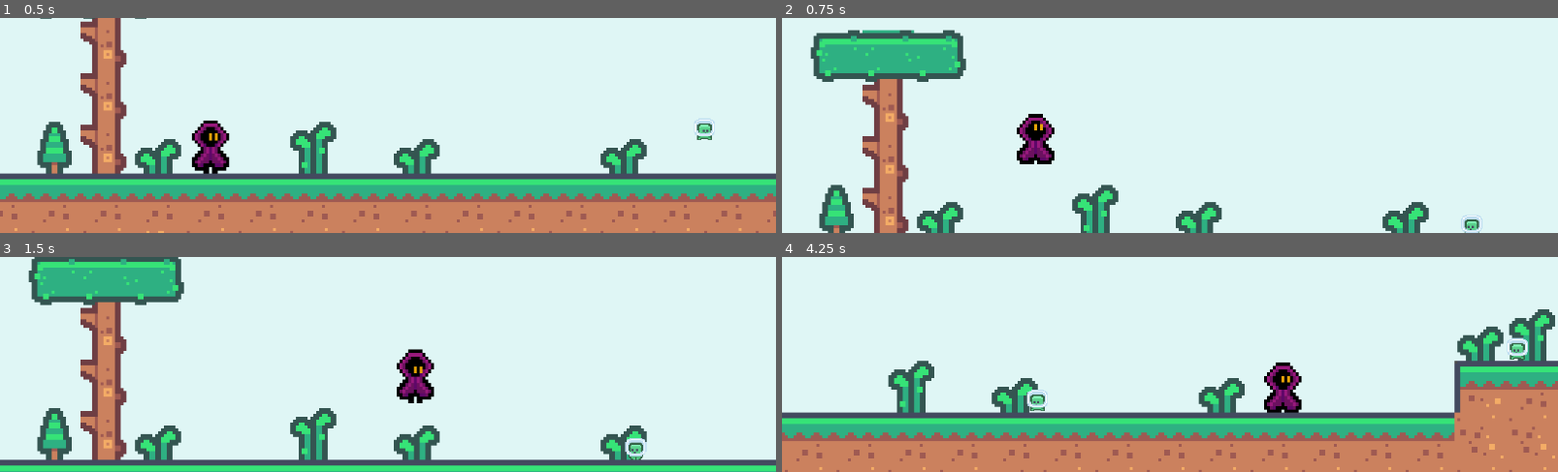
Above: before the commit, frames 1-4 (two rows, left to right).
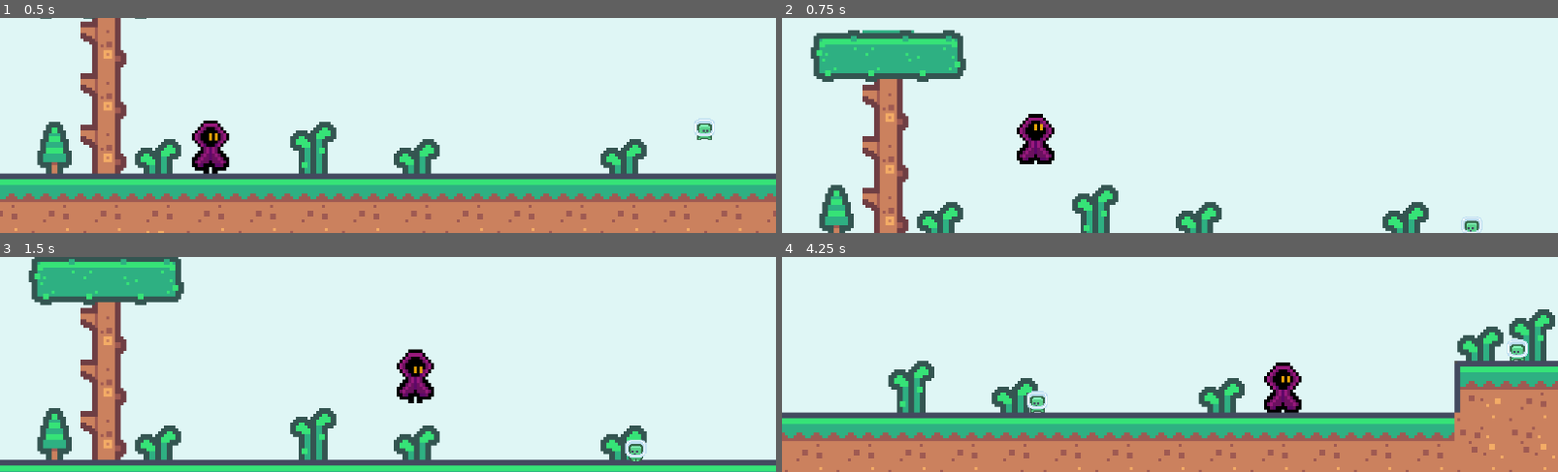
Above: after the commit, the same moments.

Repository: Ladzsz/ladPlatformer
Game: Godot game, scene res://src/main.tscn
Two runs of this game, one before a commit and one after it. Both use one fixed random seed, a clock stepped at 60 frames per second and the inputs below. This scene is started directly instead of the project's main scene.
Inputs:
- Up to frame 1 (0.5 s): no input
- Up to frame 2 (0.75 s): tap Enter (ui_accept) at 0.5 s; hold Right (ui_right) from 0.53 s (still down)
- Up to frame 3 (1.5 s): keep holding Right (ui_right); tap Enter (ui_accept) at 0.77 s
- Up to frame 4 (4.25 s): tap Enter (ui_accept) at 1.52, 3.02, 3.77 s; release Right (ui_right) at 2.03 s; hold Left (ui_left) 2.03-2.78 s; hold Right (ui_right) from 2.78 s (still down)

Frame 1 is identical in both runs. In frame 2, 0.1% of the frame differs, in the area x 87-91%, y 91-100%; in frame 3, 0.2%; in frame 4, 0.3%, in the area x 31-97%, y 37-73%.

Commit message:
added sandshrug to game

Diff:
--- a/src/Characters/grunts.gd
+++ b/src/Characters/grunts.gd
@@ -17,7 +17,6 @@
 func flip_ray():
 	# Flip the RayCast's horizontal position so it stays in front of the enemy
 	ground_ray.position.x = abs(ground_ray.position.x) * direction
-	ground_ray.target_position.x = abs(ground_ray.target_position.x) * direction
 
 func _physics_process(delta: float) -> void:
 	if is_dead:
--- a/src/Characters/grunts.tscn
+++ b/src/Characters/grunts.tscn
@@ -4,10 +4,10 @@
 [ext_resource type="Texture2D" uid="uid://c8hj1bekd52ls" path="res://newassets/kenney_pixel-platformer/Tilemap/tilemap-characters.png" id="2_ibh7n"]
 
 [sub_resource type="RectangleShape2D" id="RectangleShape2D_ibh7n"]
-size = Vector2(34, 25)
+size = Vector2(24, 20)
 
 [sub_resource type="RectangleShape2D" id="RectangleShape2D_gstte"]
-size = Vector2(34, 26)
+size = Vector2(29, 21)
 
 [sub_resource type="AtlasTexture" id="AtlasTexture_gstte"]
 atlas = ExtResource("2_ibh7n")
@@ -32,7 +32,7 @@
 }]
 
 [sub_resource type="RectangleShape2D" id="RectangleShape2D_pjtqo"]
-size = Vector2(32, 4.5)
+size = Vector2(32, 5)
 
 [node name="grunt" type="Node2D" unique_id=25196000]
 
--- /dev/null
+++ b/src/Characters/sand_shrug.tscn
@@ -0,0 +1,72 @@
+[gd_scene format=3 uid="uid://c5os83ndwvep3"]
+
+[ext_resource type="Texture2D" uid="uid://bs6i21g0d1ko4" path="res://newassets/custom-enemies/sandShrug/sandshrug (1).png" id="1_2bbnp"]
+[ext_resource type="Script" uid="uid://dofgoo03i1pl6" path="res://src/Characters/grunts.gd" id="1_cbkhh"]
+[ext_resource type="Texture2D" uid="uid://brecfgtj4vxb1" path="res://newassets/custom-enemies/sandShrug/sandshrug-walk1.png" id="2_cbkhh"]
+[ext_resource type="Texture2D" uid="uid://jkom425sdmnf" path="res://newassets/custom-enemies/sandShrug/sandshrug-walk2.png" id="3_8ho0c"]
+
+[sub_resource type="RectangleShape2D" id="RectangleShape2D_ibh7n"]
+size = Vector2(24, 20)
+
+[sub_resource type="RectangleShape2D" id="RectangleShape2D_gstte"]
+size = Vector2(29, 26)
+
+[sub_resource type="RectangleShape2D" id="RectangleShape2D_pjtqo"]
+size = Vector2(32, 4.5)
+
+[sub_resource type="SpriteFrames" id="SpriteFrames_cbkhh"]
+animations = [{
+"frames": [{
+"duration": 1.0,
+"texture": ExtResource("1_2bbnp")
+}, {
+"duration": 1.0,
+"texture": ExtResource("2_cbkhh")
+}, {
+"duration": 1.0,
+"texture": ExtResource("3_8ho0c")
+}],
+"loop": true,
+"name": &"walk",
+"speed": 5.0
+}]
+
+[node name="SandShrug" type="Node2D" unique_id=25196000]
+
+[node name="SandShrug" type="CharacterBody2D" parent="." unique_id=1048911769 groups=["enemies", "pitDeath"]]
+position = Vector2(264, 119)
+collision_layer = 4
+collision_mask = 3
+script = ExtResource("1_cbkhh")
+
+[node name="RayCast2D" type="RayCast2D" parent="SandShrug" unique_id=984294588]
+position = Vector2(15, 0)
+
+[node name="CollisionShape2D" type="CollisionShape2D" parent="SandShrug" unique_id=2094696815]
+position = Vector2(-1, 14)
+shape = SubResource("RectangleShape2D_ibh7n")
+
+[node name="hitbox" type="Area2D" parent="SandShrug" unique_id=1841916283]
+collision_layer = 4
+collision_mask = 2
+
+[node name="CollisionShape2D" type="CollisionShape2D" parent="SandShrug/hitbox" unique_id=604840913]
+position = Vector2(-1.5, 12)
+shape = SubResource("RectangleShape2D_gstte")
+debug_color = Color(0.99178785, 0, 0.2670584, 0.41960785)
+
+[node name="head hurtbox" type="Area2D" parent="SandShrug" unique_id=30743745 groups=["enemyHead"]]
+position = Vector2(0, 5)
+collision_layer = 4
+collision_mask = 2
+
+[node name="CollisionShape2D" type="CollisionShape2D" parent="SandShrug/head hurtbox" unique_id=1452623857]
+position = Vector2(0, -3.75)
+shape = SubResource("RectangleShape2D_pjtqo")
+debug_color = Color(0.17746621, 0.64199346, 0, 0.41960785)
+
+[node name="AnimatedSprite2D" type="AnimatedSprite2D" parent="SandShrug" unique_id=223818079]
+position = Vector2(-3.999998, 12.999998)
+scale = Vector2(1.84375, 2.03125)
+sprite_frames = SubResource("SpriteFrames_cbkhh")
+animation = &"walk"
--- a/src/Levels/level_2.tscn
+++ b/src/Levels/level_2.tscn
@@ -26,6 +26,7 @@
 [ext_resource type="Texture2D" uid="uid://d3b6rqkml2q24" path="res://newassets/kenney_pixel-platformer/Tiles/Backgrounds/tile_0005.png" id="18_ewg51"]
 [ext_resource type="Script" uid="uid://c5bmao4sga0hy" path="res://src/Levels/deathpits.gd" id="25_mpxcb"]
 [ext_resource type="PackedScene" uid="uid://mswxilpcmxu8" path="res://src/UI/death_screen.tscn" id="26_0j1l1"]
+[ext_resource type="PackedScene" uid="uid://c5os83ndwvep3" path="res://src/Characters/sand_shrug.tscn" id="27_6lyve"]
 
 [sub_resource type="TileSetAtlasSource" id="TileSetAtlasSource_1gqea"]
 texture = ExtResource("1_m2sm1")
@@ -206,7 +207,7 @@
 [node name="PlayerContainer" type="Node2D" parent="." unique_id=1111605954]
 
 [node name="Hero" parent="PlayerContainer" unique_id=885076994 instance=ExtResource("3_r8c1v")]
-position = Vector2(177, 468)
+position = Vector2(4, 2033)
 
 [node name="Level area2ds" type="Node2D" parent="." unique_id=1859590548]
 
@@ -238,4 +239,9 @@
 [node name="DeathScreen" parent="Ui items" unique_id=1395296123 instance=ExtResource("26_0j1l1")]
 visible = false
 
+[node name="EnemyContainer" type="Node2D" parent="." unique_id=1544391663]
+
+[node name="SandShrug" parent="EnemyContainer" unique_id=1924047026 instance=ExtResource("27_6lyve")]
+position = Vector2(625, 1904)
+
 [connection signal="body_entered" from="Level area2ds/Deathpit" to="Level area2ds/Deathpit" method="_on_body_entered"]
Binary file added: newassets/custom-enemies/sandShrug/sandshrug (1).png
Not shown, added: newassets/custom-enemies/sandShrug/sandshrug (1).png.import
Binary file added: newassets/custom-enemies/sandShrug/sandshrug-walk1.png
Not shown, added: newassets/custom-enemies/sandShrug/sandshrug-walk1.png.import
Binary file added: newassets/custom-enemies/sandShrug/sandshrug-walk2.png
Not shown, added: newassets/custom-enemies/sandShrug/sandshrug-walk2.png.import
